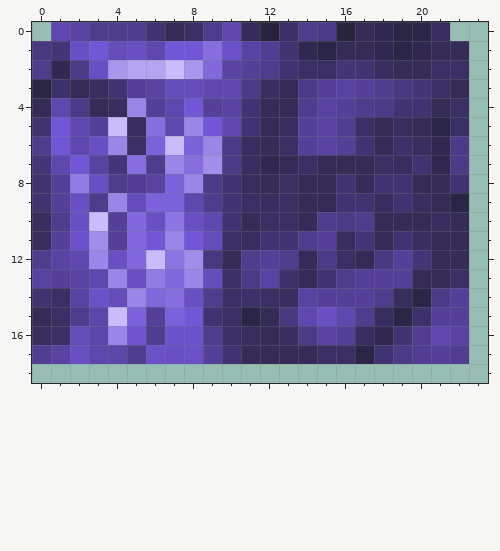
One commit to this pixel-art sprite: capes/kitsyfluff.png. Above is the file before it was changed.
The file is 48x24 pixels. Colours within 5 levels of each other are drawn and written as one. Shown: x 0..23, y 0..18.
The same view after the edit:
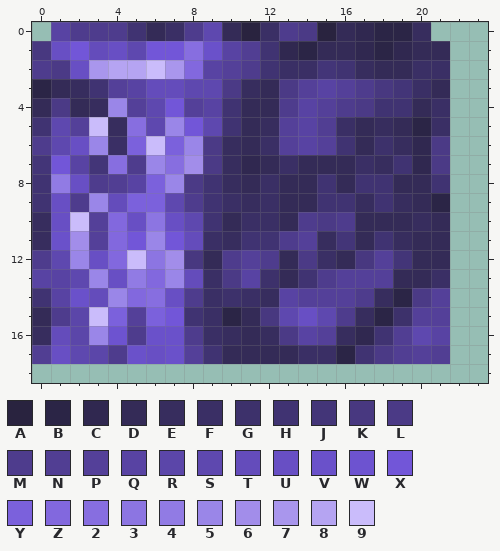
Palette (. is transparent): A #29233f  B #2b2546  C #302850  D #342b57  E #372d5e  F #3a2f65  G #3d316b  H #403372  J #433578  K #483880  L #4b3a86  M #4e3c8d  N #513e93  P #544099  Q #5843a3  R #5b46a9  S #5e48af  T #644cbb  U #684fc4  V #6a51ca  W #6d53d0  X #7256d8  Y #7b61dc  Z #8268de  2 #876ee0  3 #8c75e2  4 #917be4  5 #9a86e8  6 #a28dea  7 #a996ed  8 #b5a4f2  9 #cabcfb
The commit says: Update kitsy cape
From old to new:
Changed rows in their new state; - is an unchanged pixel.
first column x 1:
 0 QM--HDFMSDAFMLADCB-E.-
 1 UXTUSX-2VQNHCBD-CBCD-.
 2 LU78-97ZQPMHF-JHED-F-.
 3 DEHPQT-S-LEDLPQPMKJFD.
 4 LDE5PSXPQHD-MQPMLH-DF.
 5 SP9E2S5XSHDEPQNFDEDBF.
 6 SU5FY9Y5LEDFPQPHDGECL.
 7 XQJ2M526LECDFD--FEHCL.
 8 4UMNQY5LHEDFD-HDH-D-H.
 9 UM5TY-SMHFEFD-H-EHEDB.
10 U9PZU3USHDF-DMLMD--ED.
11 V6PZX5XTFEH-MPEJDHED-.
12 S5UZ936KDMPMDLFDKPJD-.
13 QS5U4Z5TFLQGDHMP--D-F.
14 QVT5Z2UMFGFEQP--MEBLP.
15 MR9YPYXHFBDKSUSMEBGP-.
16 TR5WMV-MFEDELQPECHNSQ.
17 USRMVUVPHD---F-BHLNPN.
Pixel boxes of the changes (left, top, right, bottom) in both pictures:
changed: (51, 22, 469, 364)
